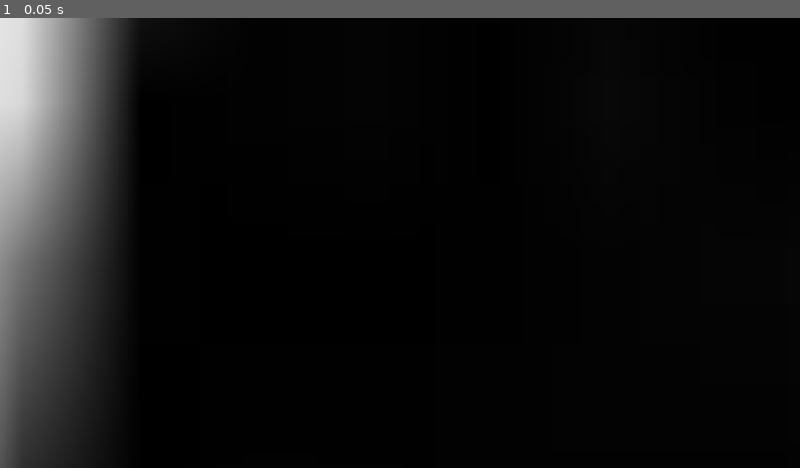
Above: before the commit, frame 1.
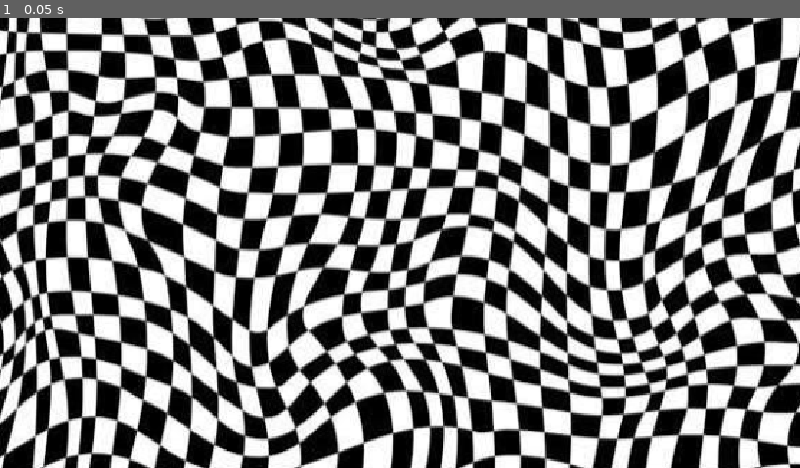
Above: after the commit, the same moment.

Repository: l3afai/haven-jame-gam
Game: Godot game, scene res://dimension-template.tscn
Two runs of this game, one before a commit and one after it. Both use one fixed random seed, a clock stepped at 60 frames per second and the inputs below. This scene is started directly instead of the project's main scene.
Inputs:
- Up to frame 1 (0.05 s): no input

The runs differ from the first frame. In frame 1, 64% of the frame differs, in the area x 0-100%, y 0-100%.

Commit message:
remove area 2d file

Diff:
--- a/dimension-template.tscn
+++ b/dimension-template.tscn
@@ -3,12 +3,9 @@
 [ext_resource type="Texture2D" uid="uid://vbksfv1b5nft" path="res://dimension-background.png" id="1_b7y7o"]
 
 [node name="Node2D" type="Node2D" unique_id=775412582]
-position = Vector2(-16, -10)
+position = Vector2(269, 139)
 
-[node name="Area2D" type="Area2D" parent="." unique_id=1797333270]
-position = Vector2(532, 341)
-
-[node name="Sprite2D" type="Sprite2D" parent="Area2D" unique_id=216836889]
-position = Vector2(2310.001, 1416.998)
-scale = Vector2(169.3147, 232.45773)
+[node name="Sprite2D" type="Sprite2D" parent="." unique_id=1728641170]
+position = Vector2(313.00003, 192.25003)
+scale = Vector2(2.006431, 2.256447)
 texture = ExtResource("1_b7y7o")
